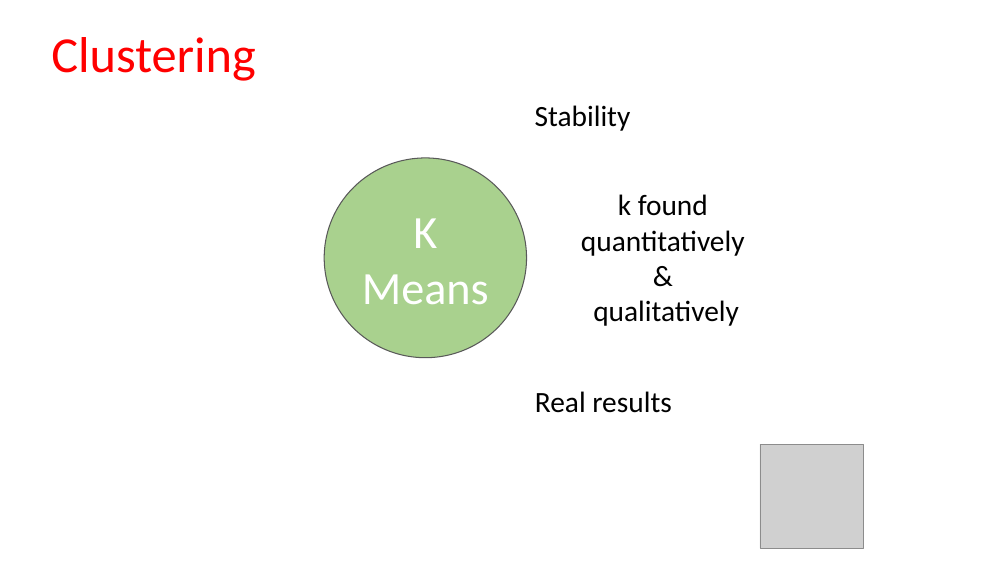
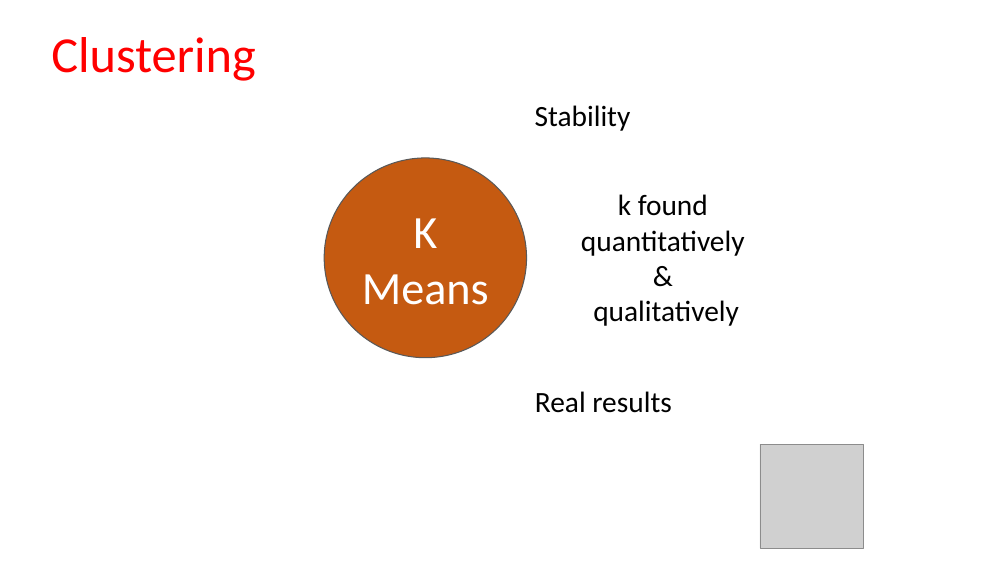
Before and after one commit to skiamu/StatApp_test, a slide deck: slide 2 of AAA-Final presentation/PresentazioneMowy.pptx (slide 3 before the commit). Drawn at 1008x567 pixels with LibreOffice and Linux fonts; fonts in the diff are those of the drawing; grey boxes stand for pictures. Boxes give left, top, right and bottom in pixels: in the first picture for what was removed or moved away, otherwise in the second. Text is boxed around its words. In the diff, an @@ line names an element or a change of style, - is before the commit and + after.

```diff
--- a/AAA-Final presentation/PresentazioneMowy.pptx
+++ b/AAA-Final presentation/PresentazioneMowy.pptx
@@ ellipse "K Means" at (324,158,527,358): fill #A9D18E to #C55A11 @@
```
Also in this commit, not shown: 1 other slide changed, 1 slide added, 3 slides removed.
